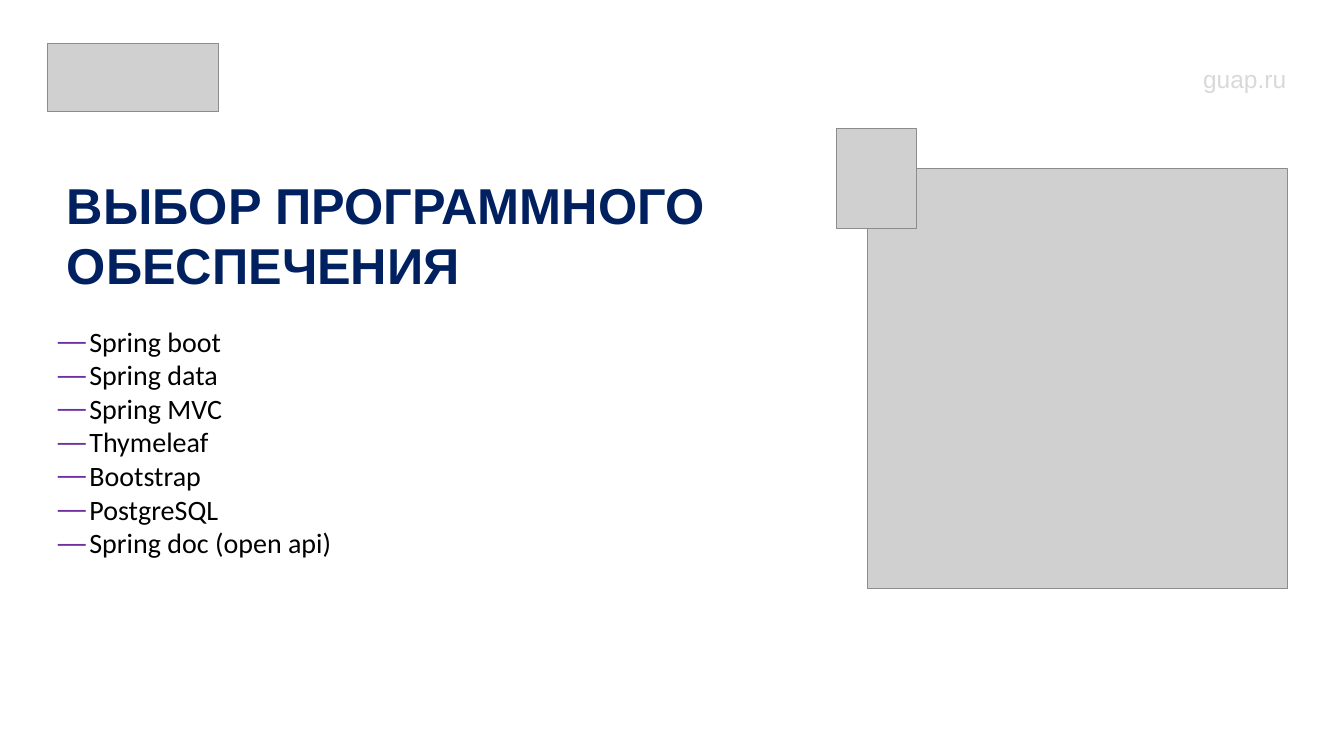
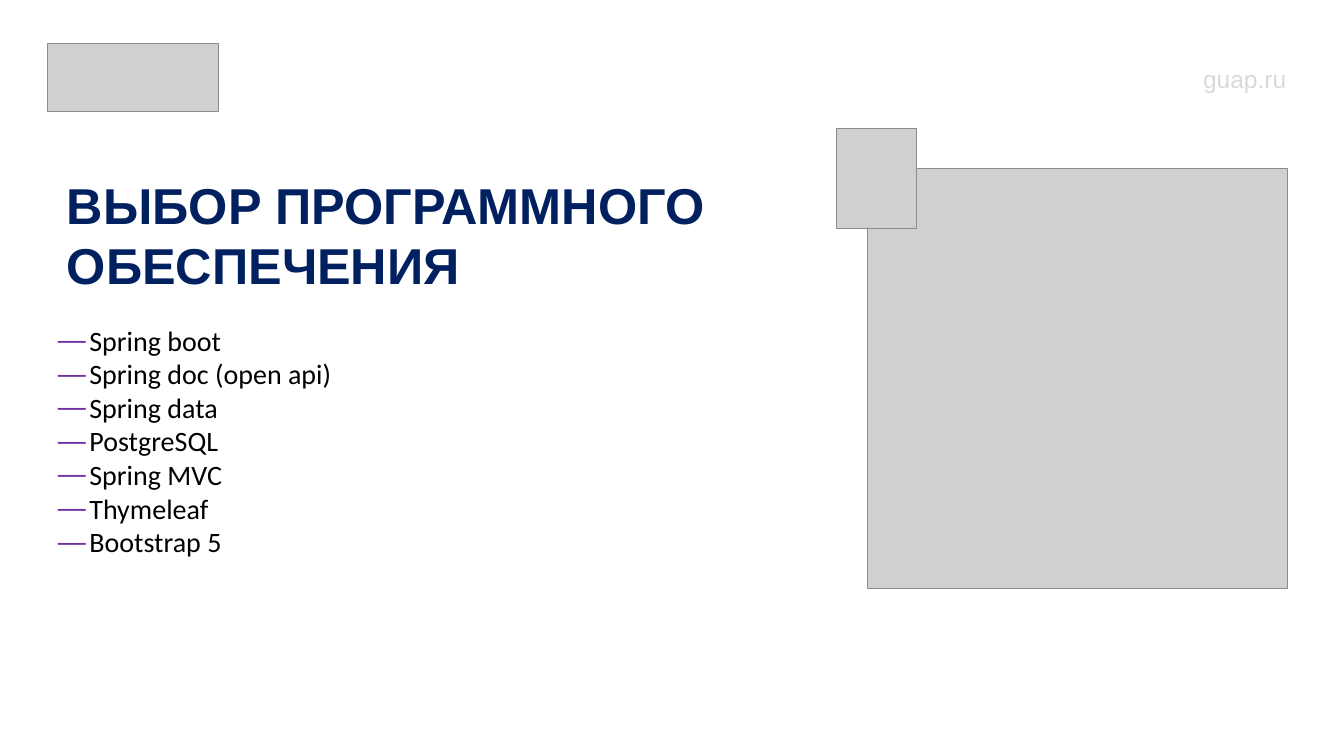
Before and after one commit to limenitiz/trains-web-app, a slide deck: slide 4 of doc/Введение_в_разработку_корпоративных_приложений_на_Java.pptx. Drawn at 1344x756 pixels with LibreOffice and Linux fonts; fonts in the diff are those of the drawing; grey boxes stand for pictures. Boxes give left, top, right and bottom in pixels: in the first picture for what was removed or moved away, otherwise in the second. Text is boxed around its words. In the diff, an @@ line names an element or a change of style, - is before the commit and + after.

```diff
--- a/doc/Введение_в_разработку_корпоративных_приложений_на_Java.pptx
+++ b/doc/Введение_в_разработку_корпоративных_приложений_на_Java.pptx
@@ text at [89, 363, 331, 389]: paragraph added @@
+― Spring doc (open api)
@@ text at [89, 432, 218, 456]: paragraph added @@
+― PostgreSQL
@@ text at [89, 534, 221, 557]: text changed @@
-― Bootstrap
-― PostgreSQL
-― Spring doc (open api)
+― Bootstrap 5
```
Also in this commit, not shown: 10 other slides changed, 4 slides added, 14 other files.
